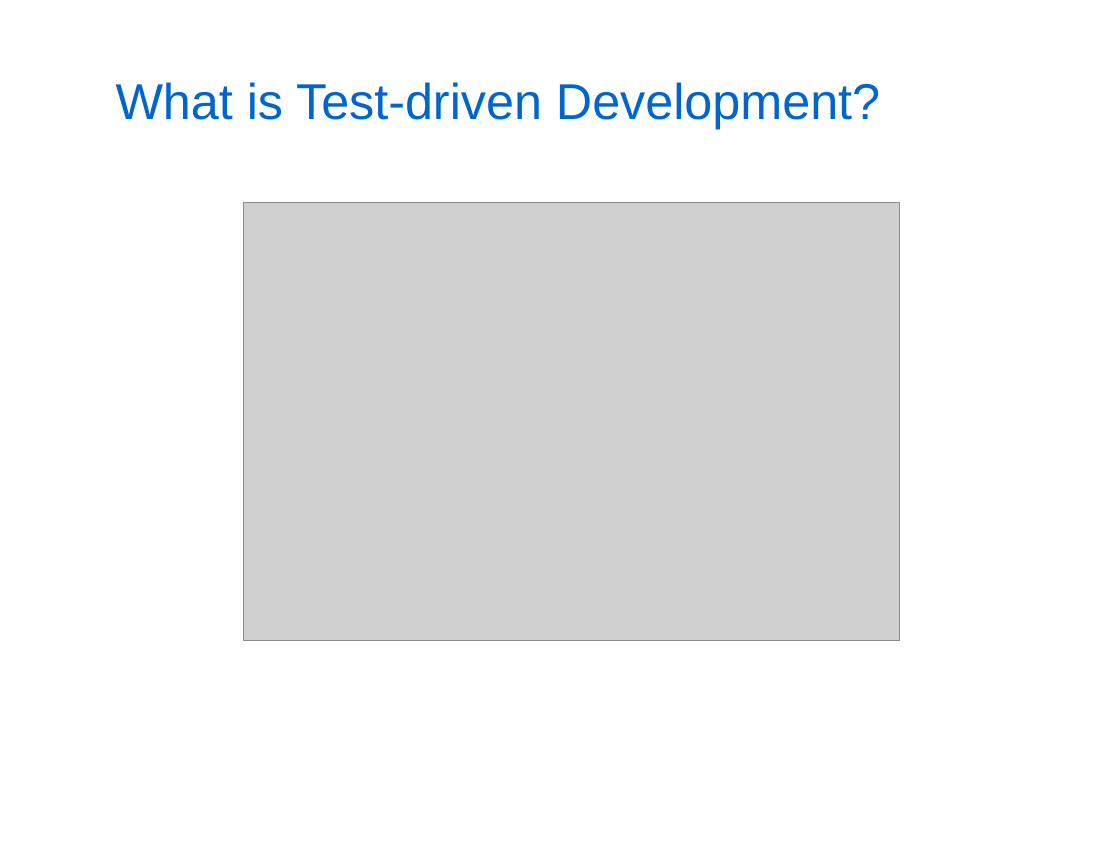
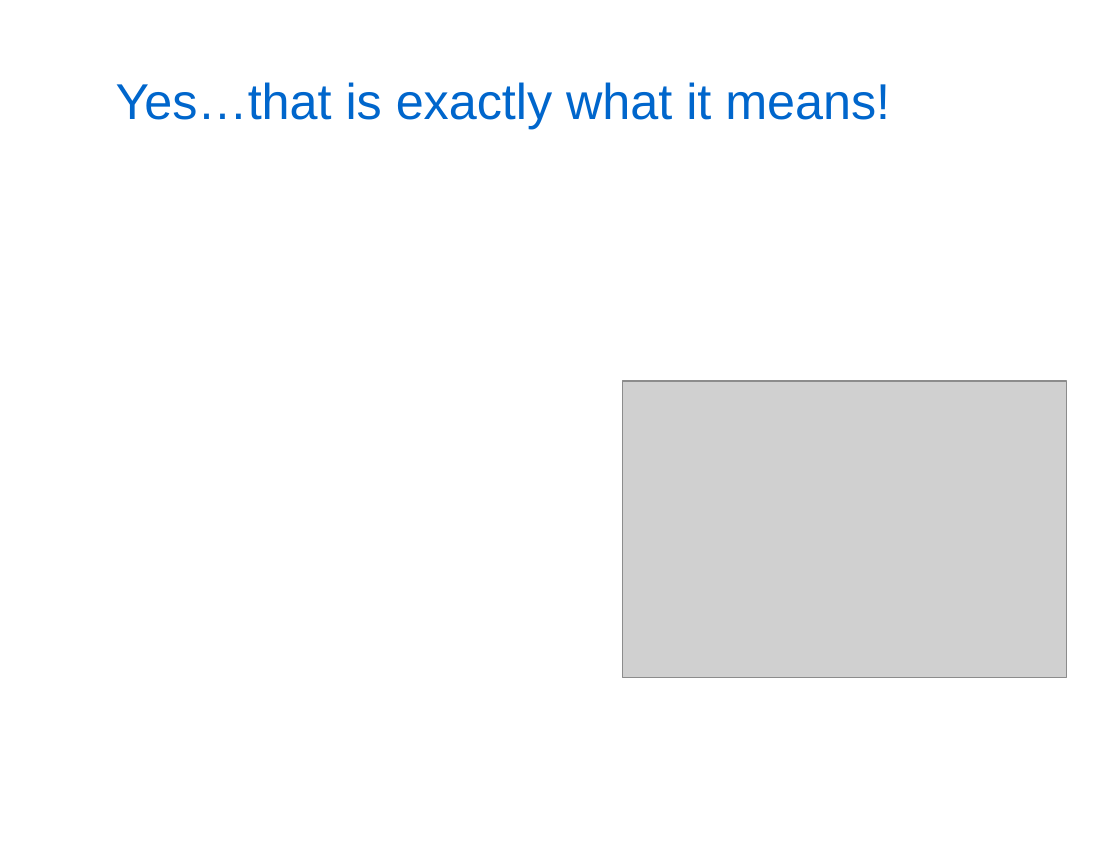
Before and after one commit to kburnell/TestDrivingASP.NETMVC, a slide deck: slide 11 of TestDrivingASP.NETMVC_Short.pptx (slide 12 before the commit). Drawn at 1120x853 pixels with LibreOffice and Linux fonts; fonts in the diff are those of the drawing; grey boxes stand for pictures; background and template pictures are left out. Boxes give left, top, right and bottom in pixels: in the first picture for what was removed or moved away, otherwise in the second. Text is boxed around its words. In the diff, an @@ line names an element or a change of style, - is before the commit and + after.

```diff
--- a/TestDrivingASP.NETMVC_Short.pptx
+++ b/TestDrivingASP.NETMVC_Short.pptx
@@ title at (x1=116, y1=82, x2=890, y2=129): text changed @@
-What is Test-driven Development?
+Yes…that is exactly what it means!
@@ picture resized from (x1=243, y1=203, x2=899, y2=641) to (x1=623, y1=381, x2=1067, y2=677) @@
```
Also in this commit, not shown: 16 other slides changed, 4 slides added, 8 slides removed, 6 other files.
